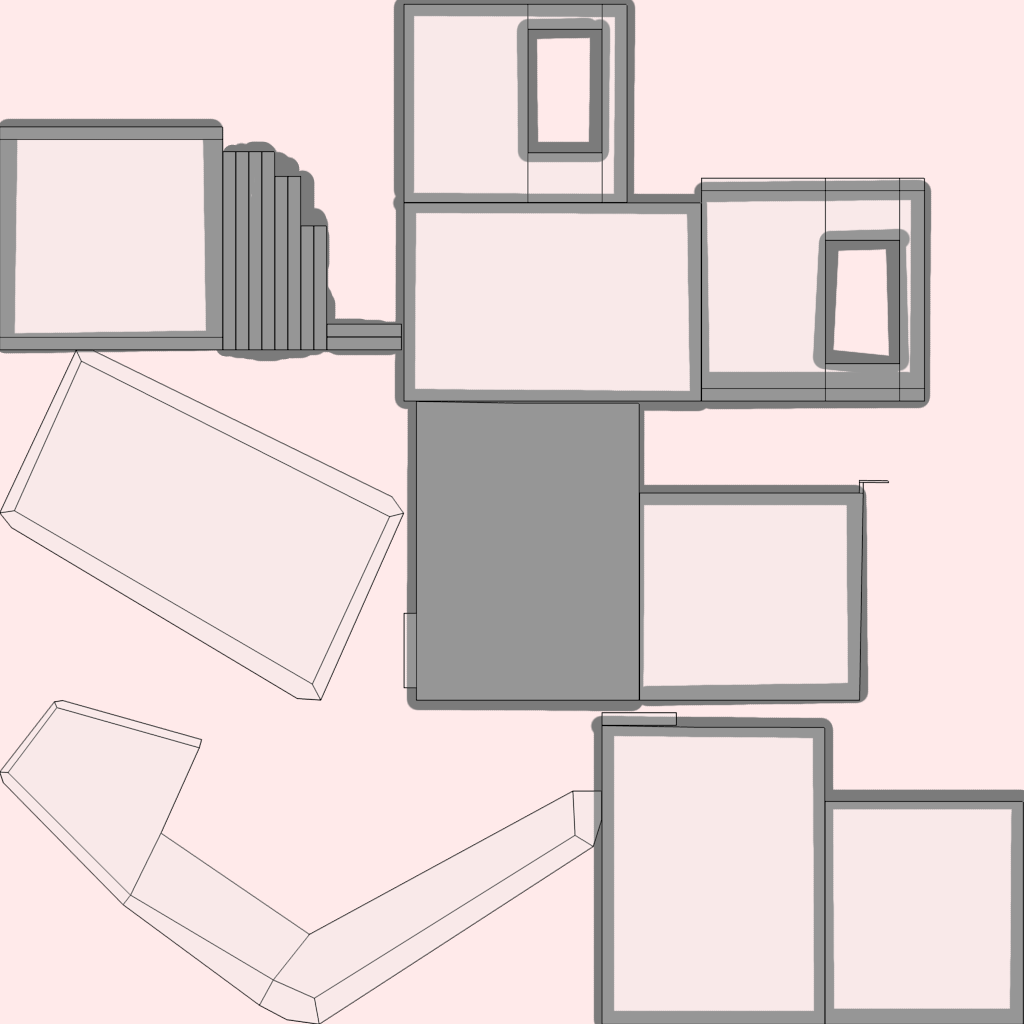
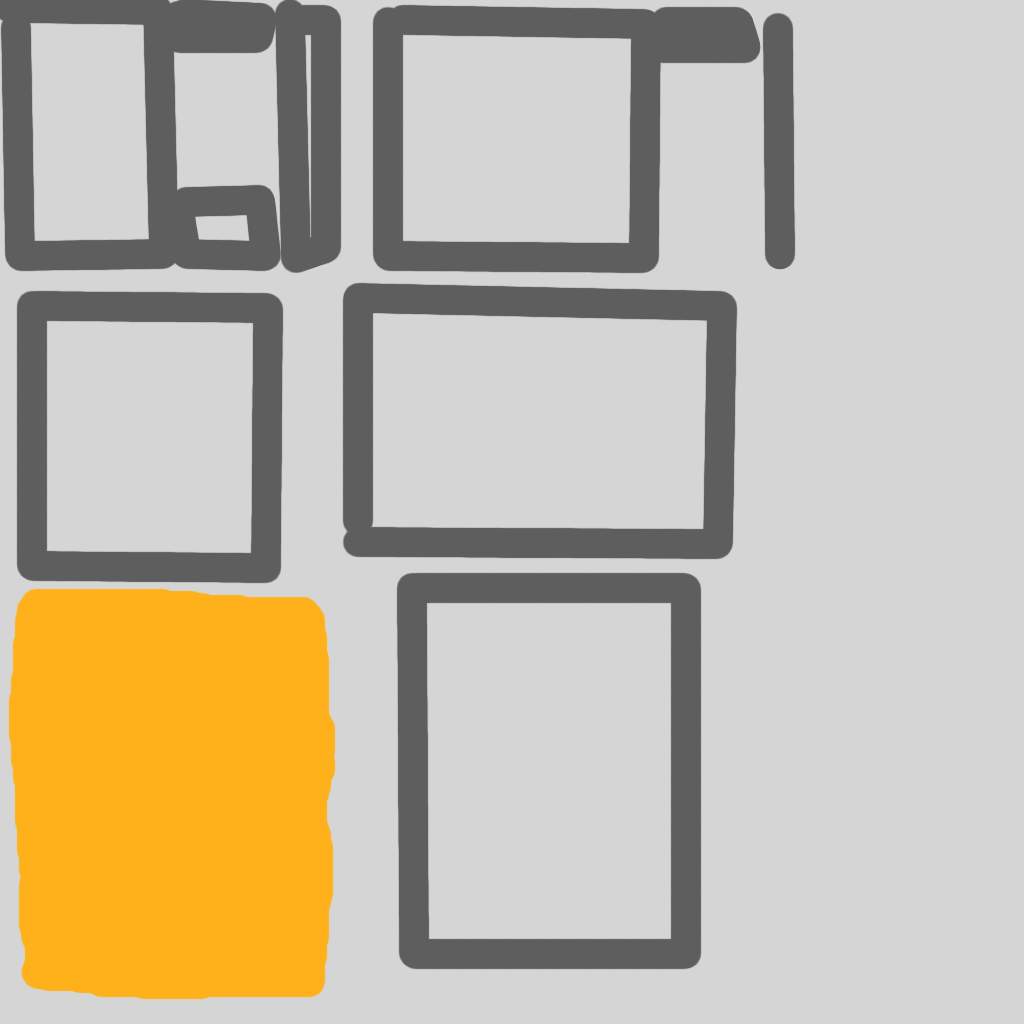
Two versions of the same layered image (1024px x 1024px). Layer-by-layer changes:
hid "h1-b1-shell-layout.png", painted on it over [0, 3, 1024, 1024]
painted on "depth" over [0, 0, 1024, 1024]
painted on "floor" over [8, 400, 645, 1000]
renamed "background" to "base color", painted on it over [0, 0, 1024, 1024]
